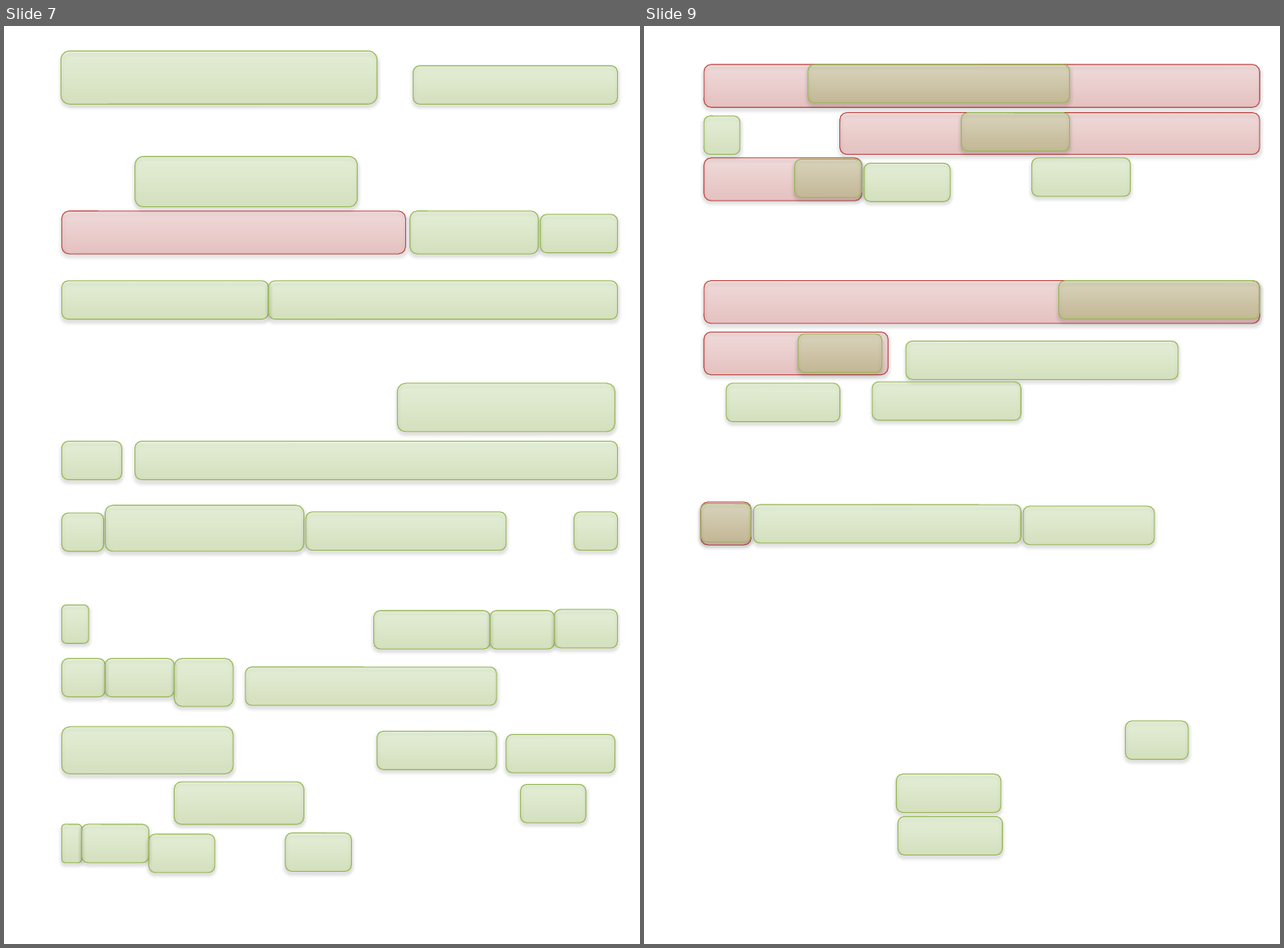
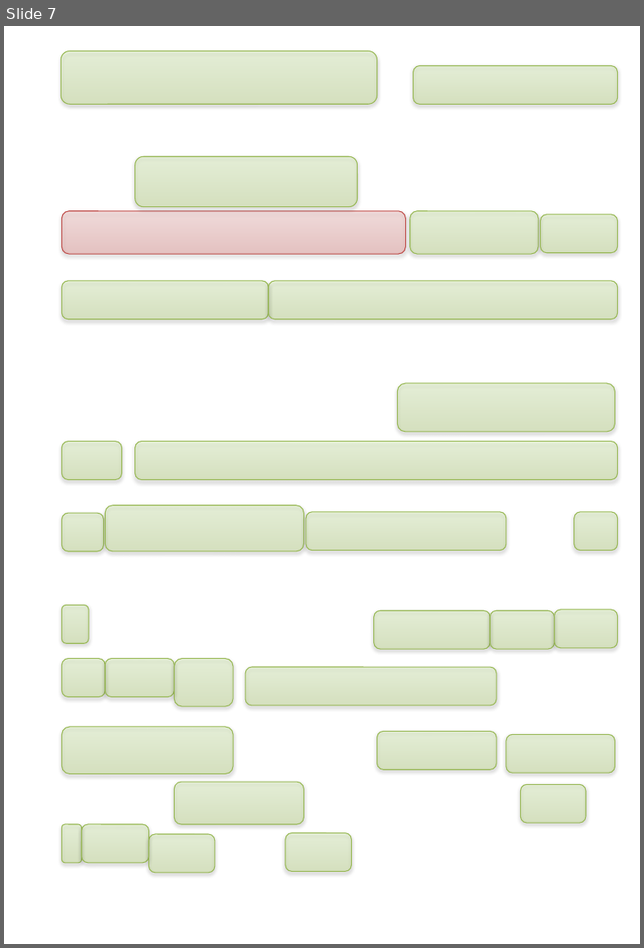
Before and after one commit to chromamorph/data, a slide deck: BachJS/DieKunstDerFuge/ContrapunctusVI/ContrapunctusVI.pptx. Shown side by side, each under a label of ours: slides 7 and 9 before the commit, slide 7 after it; the slides between them are not shown. The pictures are 1284x948 and 644x948 pixels, drawn with LibreOffice and Linux fonts; fonts in the diff are those of the drawing; background and template pictures are left out. Boxes give left, top, right and bottom in pixels: in the first picture for what was removed or moved away, otherwise in the second. Text is boxed around its words. In the diff, an @@ line names an element or a change of style, - is before the commit and + after.

```diff
--- a/BachJS/DieKunstDerFuge/ContrapunctusVI/ContrapunctusVI.pptx
+++ b/BachJS/DieKunstDerFuge/ContrapunctusVI/ContrapunctusVI.pptx
@@ slide 9 removed at bbox=[644, 26, 1280, 944], background picture (left out) @@
@@ rounded rectangle removed at bbox=[704, 64, 1259, 107] @@
@@ rounded rectangle removed at bbox=[807, 64, 1069, 102] @@
@@ rounded rectangle removed at bbox=[704, 116, 740, 154] @@
@@ rounded rectangle removed at bbox=[840, 112, 1259, 154] @@
@@ rounded rectangle removed at bbox=[961, 112, 1070, 151] @@
@@ rounded rectangle removed at bbox=[704, 158, 862, 201] @@
@@ rounded rectangle removed at bbox=[795, 159, 862, 197] @@
@@ rounded rectangle removed at bbox=[864, 163, 950, 201] @@
@@ rounded rectangle removed at bbox=[1031, 158, 1129, 197] @@
@@ rounded rectangle removed at bbox=[704, 281, 1259, 324] @@
@@ rounded rectangle removed at bbox=[1058, 281, 1259, 320] @@
@@ rounded rectangle removed at bbox=[704, 332, 888, 375] @@
@@ rounded rectangle removed at bbox=[798, 334, 882, 373] @@
@@ rounded rectangle removed at bbox=[906, 341, 1178, 379] @@
@@ rounded rectangle removed at bbox=[726, 384, 840, 422] @@
@@ rounded rectangle removed at bbox=[872, 382, 1020, 420] @@
@@ rounded rectangle removed at bbox=[701, 502, 751, 545] @@
@@ rounded rectangle removed at bbox=[701, 504, 751, 542] @@
@@ rounded rectangle removed at bbox=[753, 505, 1020, 543] @@
@@ rounded rectangle removed at bbox=[1023, 507, 1154, 544] @@
@@ rounded rectangle removed at bbox=[1125, 721, 1188, 759] @@
@@ rounded rectangle removed at bbox=[897, 774, 1001, 812] @@
@@ rounded rectangle removed at bbox=[898, 816, 1002, 855] @@
```
Also in this commit, not shown: 9 slides added, 8 other slides removed, 11 other files.
